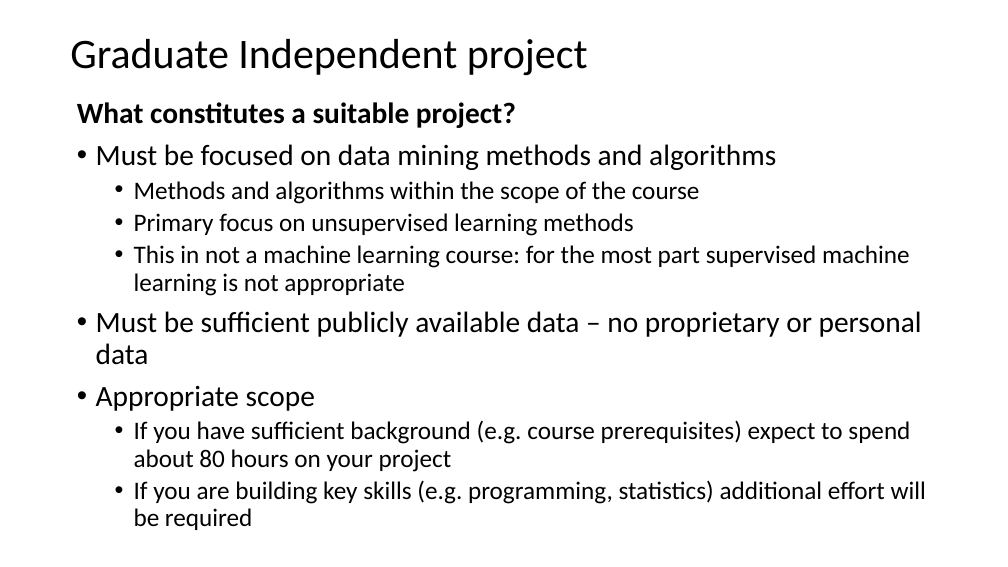
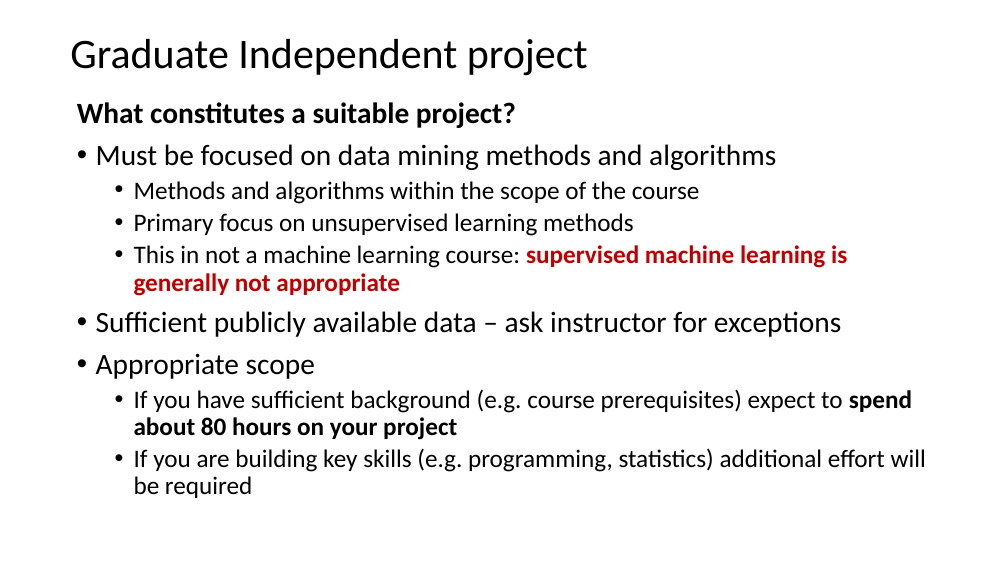
Before and after one commit to StephenElston/CSCI-E-108, a slide deck: slide 42 of slides/2_BigDataComputing.pptx (slide 3 before the commit). Drawn at 1008x567 pixels with LibreOffice and Linux fonts; fonts in the diff are those of the drawing. Boxes give left, top, right and bottom in pixels: in the first picture for what was removed or moved away, otherwise in the second. Text is boxed around its words. In the diff, an @@ line names an element or a change of style, - is before the commit and + after.

```diff
--- a/slides/2_BigDataComputing.pptx
+++ b/slides/2_BigDataComputing.pptx
@@ text at bbox=[96, 245, 847, 337]: text changed @@
-  • This in not a machine learning course: for the most part supervised machine learning is not appropriate
-• Must be sufficient publicly available data – no proprietary or personal data
+  • This in not a machine learning course: supervised machine learning is generally not appropriate
+• Sufficient publicly available data – ask instructor for exceptions
@@ text at bbox=[134, 389, 912, 440]: bold on in "spend about 80 hours on your project" @@
```
Also in this commit, not shown: 5 other slides changed, 1 slide added, 1 other file.
